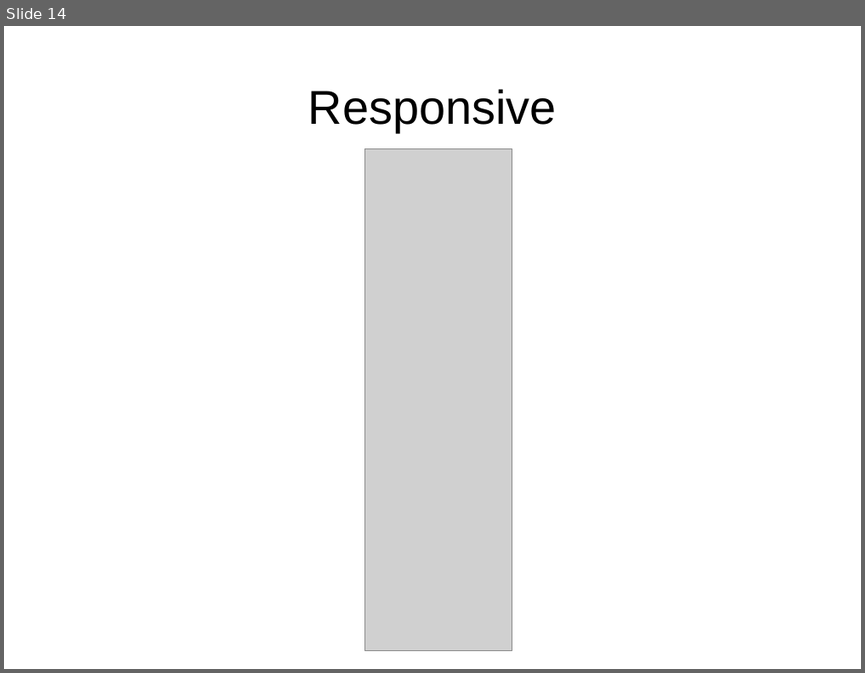
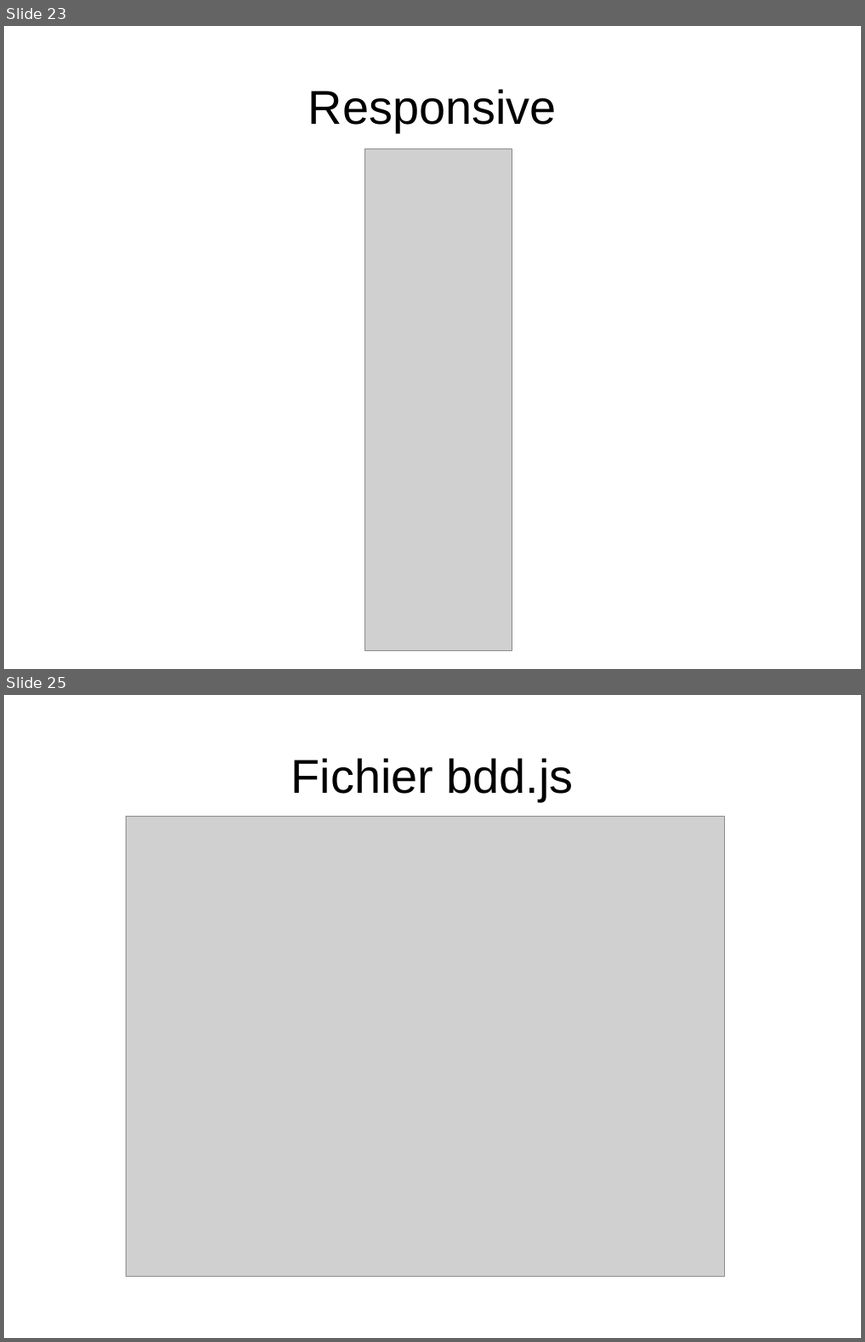
Before and after one commit to YohannBethoule/AnnuaireCollaboratif, a slide deck: doc/diapo_finale.odp. Shown one above the other, each under a label of ours: slide 14 before the commit, slides 23 and 25 after it; the slides between them are not shown. The pictures are 865x673 and 865x1342 pixels, drawn with LibreOffice and Linux fonts; fonts in the diff are those of the drawing; grey boxes stand for pictures. Boxes give left, top, right and bottom in pixels: in the first picture for what was removed or moved away, otherwise in the second. Text is boxed around its words. In the diff, an @@ line names an element or a change of style, - is before the commit and + after.

```diff
--- a/doc/diapo_finale.odp
+++ b/doc/diapo_finale.odp
@@ slide 25 added at [4,695,861,1338], background #FFFFFF @@
@@ title added at [291,758,574,801], 44 pt, text #000000 @@
+Fichier bdd.js
@@ picture added at [126,816,724,1276] @@
@@ what was slide 14 is now slide 23 @@
```
Also in this commit, not shown: 14 other slides added, 13 other files.
